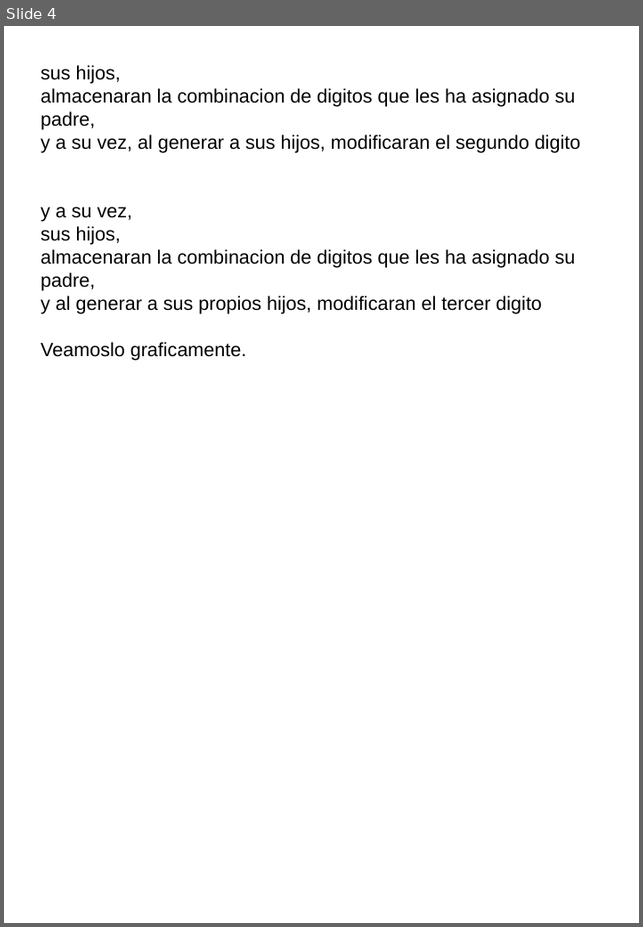
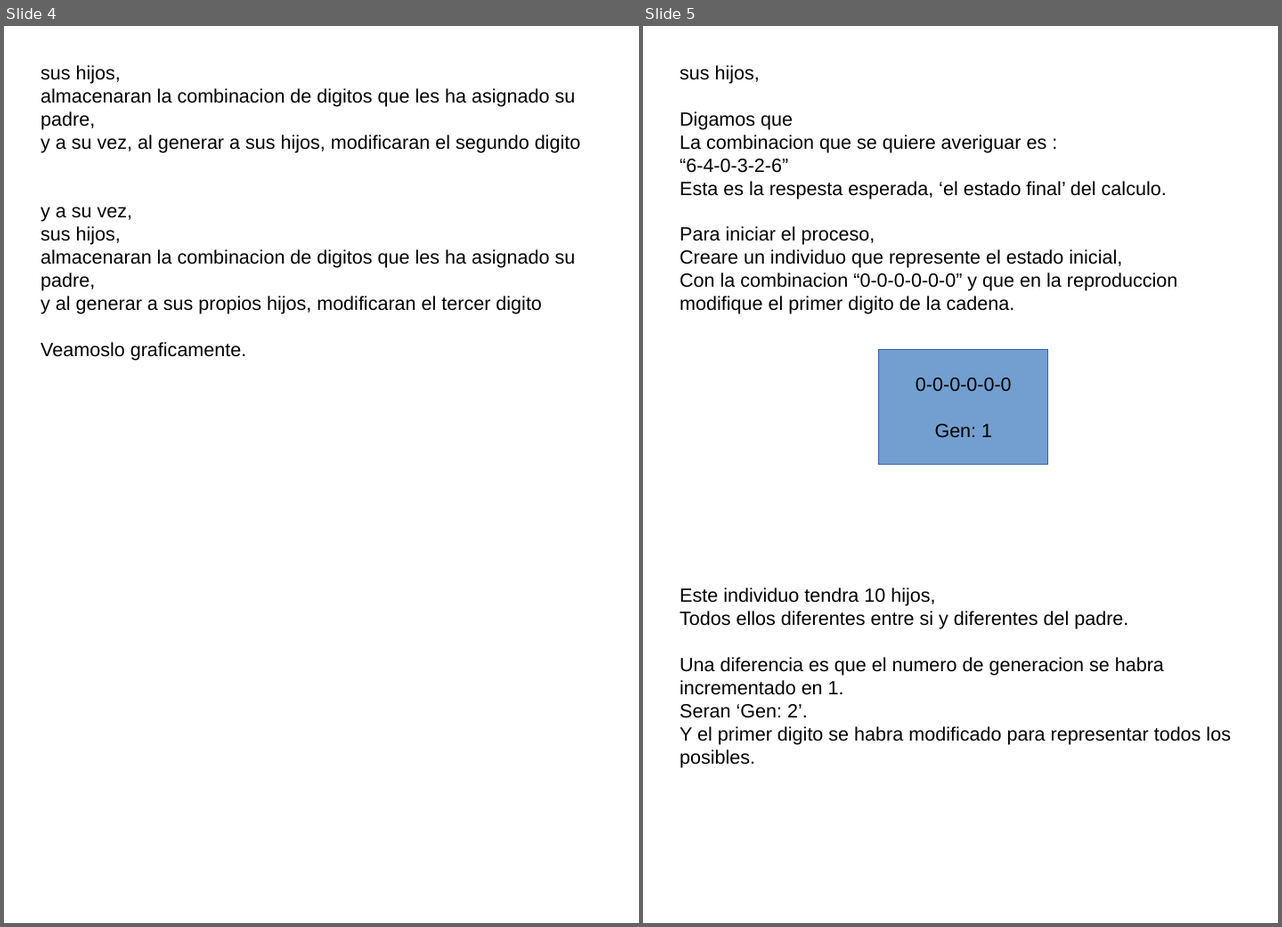
Before and after one commit to fabhrius/La-Cosa, a slide deck: capitulos/Otros ejemplos de resolucion de problemas/Ejemplos de resolucion de problemas mas complejos.odp. Shown side by side, each under a label of ours: slide 4 before the commit, slides 4 and 5 after it. The pictures are 643x927 and 1282x927 pixels, drawn with LibreOffice and Linux fonts; fonts in the diff are those of the drawing. Boxes give left, top, right and bottom in pixels: in the first picture for what was removed or moved away, otherwise in the second. Text is boxed around its words. In the diff, an @@ line names an element or a change of style, - is before the commit and + after.

```diff
--- a/capitulos/Otros ejemplos de resolucion de problemas/Ejemplos de resolucion de problemas mas complejos.odp
+++ b/capitulos/Otros ejemplos de resolucion de problemas/Ejemplos de resolucion de problemas mas complejos.odp
@@ slide 5 added at <box>643,26,1278,923</box>, background #FFFFFF @@
@@ text added at <box>679,65,1178,314</box>, 18 pt, text #000000 @@
+sus hijos,
+Digamos que
+La combinacion que se quiere averiguar es :
+“6-4-0-3-2-6”
+Esta es la respesta esperada, ‘el estado final’ del calculo.
+Para iniciar el proceso,
+Creare un individuo que represente el estado inicial,
+Con la combinacion “0-0-0-0-0-0” y que en la reproduccion modifique el primer digito de la cadena.
@@ rectangle added at <box>879,349,1047,464</box>, fill #729FCF, outline #3465A4 0 pt, 18 pt, text #000000 @@
+0-0-0-0-0-0
+Gen: 1
@@ text added at <box>679,588,1230,768</box>, 18 pt, text #000000 @@
+Este individuo tendra 10 hijos,
+Todos ellos diferentes entre si y diferentes del padre.
+Una diferencia es que el numero de generacion se habra incrementado en 1.
+Seran ‘Gen: 2’.
+Y el primer digito se habra modificado para representar todos los posibles.
```
Also in this commit, not shown: 6 other slides added, 1 slide removed.
